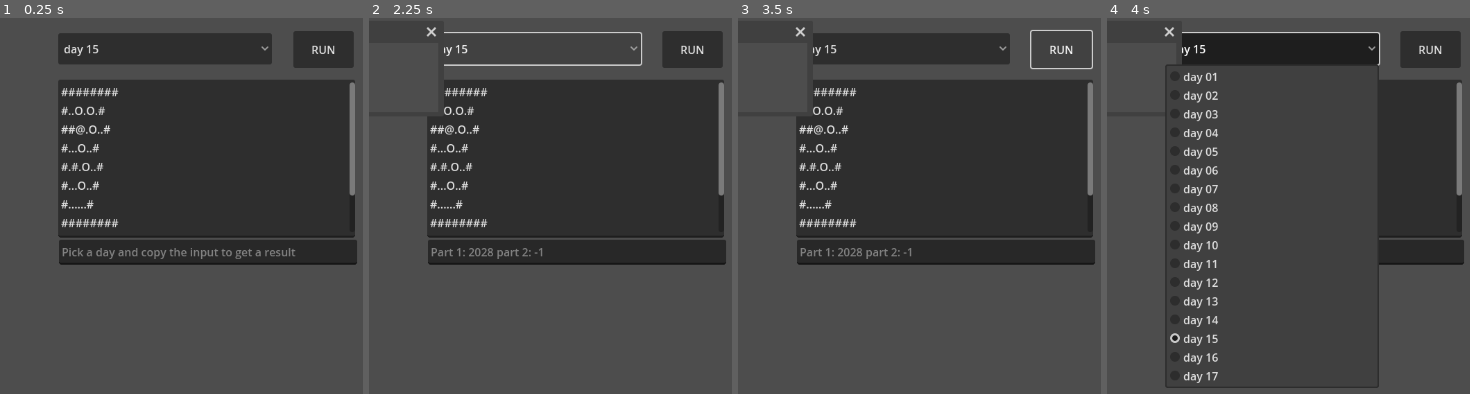
Above: before the commit, frames 1-4 (left to right).
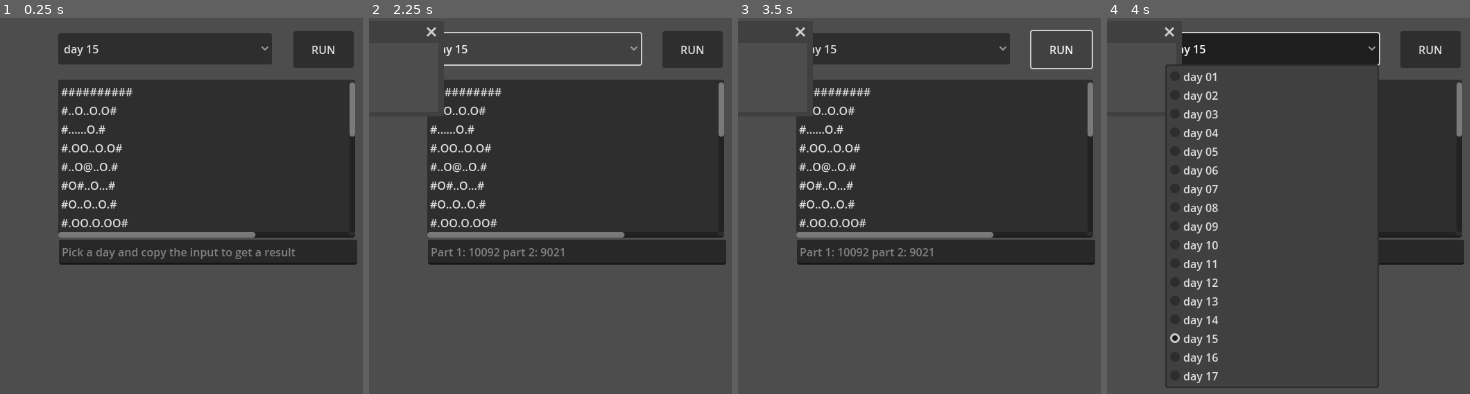
Above: after the commit, the same moments.

Repository: jacopofar/advent2024-godot
Game: Godot game, scene res://day_selector.tscn
Same seed, same stepped clock (60 frames per second), same inputs: the game is played once before the commit and once after it.
Inputs:
- Up to frame 1 (0.25 s): no input
- Up to frame 2 (2.25 s): click "RUN" at 0.5 s; click "day 15" at 1.25 s; click "day 15" at 2 s
- Up to frame 3 (3.5 s): click "RUN" at 2.75 s
- Up to frame 4 (4 s): click "day 15" at 3.5 s

The runs differ from the first frame. In frame 1, 2.5% of the frame differs, in the area x 15-98%, y 18-59%; in frame 2, 2.7%, in the area x 15-98%, y 18-65%; in frame 3, 2.7%; in frame 4, 0.3%.

Commit message:
Add day 15

Diff:
--- a/day_15.gd
+++ b/day_15.gd
@@ -7,36 +7,72 @@
 	"v": Vector2i(0, 1),
 }
 
-func move_robot(dir_str: String, robot_pos: Vector2i, obstacles: Dictionary[Vector2i, int], walls: Dictionary[Vector2i, int]) -> Array:
+func move_robot(dir_str: String, robot_pos: Vector2i, obstacles: Dictionary[Vector2i, int], walls: Dictionary[Vector2i, int],  obstacles_ends: Dictionary[Vector2i, int] = {}) -> Array:
 	var dir: Vector2i = directions[dir_str]
-	var effect = 1
+	var check_pos = robot_pos + dir
+	if walls.has(check_pos):
+		# we found a wall, nothing to move
+		return [robot_pos, {}]
+	elif obstacles.has(check_pos) or obstacles_ends.has(check_pos):
+		# we found a candidate obstacle to move
+		var effects = what_gets_moved(check_pos, dir, obstacles, walls, obstacles_ends)
+		if effects[0]:
+			return [robot_pos + dir, effects[1]]
+		else:
+			# it cannot move the obstacles
+			return [robot_pos, {}]
+	else:
+		# no walls not obstacles, it was free
+		return [robot_pos + dir, {}]
+
+# given a coordinate of what to move and the direction, return an array
+# the first element is true if the movement is possible, false otherwise
+# the second element is the dictionary of from -> to coordinates
+func what_gets_moved(what_moves: Vector2i, dir: Vector2i, obstacles: Dictionary[Vector2i, int], walls: Dictionary[Vector2i, int], obstacles_ends: Dictionary[Vector2i, int]) -> Array:
+	if not obstacles.merged(obstacles_ends).has(what_moves):
+		# "fake" move, nothing is being moved
+		return [true, {}]
+	var new_pos = what_moves + dir
+	var other_half_new_pos = (new_pos + Vector2i(1, 0)) if obstacles.has(what_moves) else (new_pos - Vector2i(1, 0))
+	if len(obstacles_ends) == 0 or dir.y == 0:
+		other_half_new_pos = new_pos
+	# this cannot move, fail
+	if walls.has(new_pos) or walls.has(other_half_new_pos):
+		return [false, {}]
+	# candidate shifts for this pair
 	var shifts: Dictionary[Vector2i, Vector2i] = {}
-	while true:
-		var check_pos = robot_pos + effect * dir
-		if walls.has(check_pos):
-			# we found a wall, nothing to move
-			return [robot_pos, {}]
-		elif obstacles.has(check_pos):
-			# we found a candidate obstacle to move
-			shifts[check_pos] = check_pos + dir
-		else:
-			# no walls not obstacles, it was free
-			return [robot_pos + dir, shifts]
-		# keep searching
-		effect += 1
-	# this should never happen!
-	push_error("??? this move is impossible")
-	return []
+	shifts[new_pos - dir] = new_pos
+	shifts[other_half_new_pos - dir] = other_half_new_pos
+	# can both move freely? report it
+	if (not obstacles.merged(obstacles_ends).has(new_pos)) and (not obstacles.merged(obstacles_ends).has(other_half_new_pos)):
+		return [true, shifts]
+	#try to move them both
+	var next_one_a = what_gets_moved(new_pos, dir, obstacles, walls, obstacles_ends)
+	if not next_one_a[0]:
+		return [false, {}]
+	var next_one_b = what_gets_moved(other_half_new_pos, dir, obstacles, walls, obstacles_ends)
+	if not next_one_b[0]:
+		return [false, {}]
+	# they can, merge the shifts
+	shifts.merge(next_one_a[1])
+	shifts.merge(next_one_b[1])
+	return [true, shifts]
 
-func solve(input: String) -> void:
-	var rows = input.split("\n", true)
+
+
+func score(obstacles: Dictionary[Vector2i, int]) -> int:
+	var ret = 0
+	for o in obstacles.keys():
+		ret += o.y * 100 + o.x
+	return ret
+
+func parse_map(raw_map: String) -> Array:
 	var obstacles: Dictionary[Vector2i, int] = {}
+	var obstacles_ends: Dictionary[Vector2i, int] = {}
 	var walls: Dictionary[Vector2i, int] = {}
 	var robot_pos: Vector2i = Vector2i(0, 0)
-
+	var rows = raw_map.split("\n")
 	for ri in range(len(rows)):
-		if rows[ri] == "":
-			break
 		for ci in range(len(rows[0])):
 			if rows[ri][ci] == "#":
 				walls[Vector2i(ci, ri)] = 1
@@ -44,9 +80,51 @@
 				obstacles[Vector2i(ci, ri)] = 1
 			elif rows[ri][ci] == "@":
 				robot_pos = Vector2i(ci, ri)
-	var all_moves: String = input.split("\n\n")[1].replace("\n", "")
-	var tot1 = 0
-	var tot2 = -1
+			elif rows[ri][ci] == "[":
+				obstacles[Vector2i(ci, ri)] = 1
+			elif rows[ri][ci] == "]":
+				obstacles_ends[Vector2i(ci, ri)] = 1
+	return [walls, obstacles, robot_pos, obstacles_ends]
+
+func append_log(s: String):
+	print(s)
+	#var file = FileAccess.open("/tmp/log.log", FileAccess.READ)
+	#var msg = file.get_as_text() + "\n" + s
+	#file = FileAccess.open("/tmp/log.log", FileAccess.WRITE)
+	#file.store_string(msg)
+	#file.close()
+
+func print_situa(walls, robot_pos, obstacles, obstacles_ends) -> void:
+	return
+	for ri in range(10):
+		var line = ""
+		for ci in range(21):
+			var cell = Vector2i(ci, ri)
+			if walls.has(cell):
+				line += "#"
+			elif robot_pos == cell:
+				line += "@"
+			elif obstacles.has(cell):
+				line += "["
+			elif obstacles_ends.has(cell):
+				line += "]"
+			else:
+				line += "."
+		append_log(line)
+
+func solve(input: String) -> void:
+	var obstacles: Dictionary[Vector2i, int] = {}
+	var walls: Dictionary[Vector2i, int] = {}
+	var robot_pos: Vector2i = Vector2i(0, 0)
+
+	var input_parts = input.split("\n\n")
+
+	var parsed = parse_map(input_parts[0])
+	walls = parsed[0]
+	obstacles = parsed[1]
+	robot_pos = parsed[2]
+
+	var all_moves: String = input_parts[1].replace("\n", "")
 	for move in all_moves:
 		var update = move_robot(move, robot_pos, obstacles, walls)
 		robot_pos = update[0]
@@ -54,8 +132,51 @@
 			obstacles.erase(oo)
 		for on in update[1].values():
 			obstacles[on] = 1
-	for o in obstacles.keys():
-		tot1 += o.y * 100 + o.x
+	var tot1 = score(obstacles)
+
+	# now for part 2 everything is doubled, and obstacles are always of size 2
+	var doubled_map = input_parts[0].replace("#", "##").replace("O", "[]").replace(".", "..").replace("@", "@.")
+	append_log(doubled_map)
+	parsed = parse_map(doubled_map)
+	walls = parsed[0]
+	obstacles = parsed[1]
+	robot_pos = parsed[2]
+	var obstacles_ends = parsed[3]
+	append_log("START HERE")
+	print_situa(walls, robot_pos, obstacles, obstacles_ends)
+	for movei in range(len(all_moves)):
+		var move = all_moves[movei]
+		append_log("---")
+		append_log(str(movei) + " is " + move)
+		if movei == 450:
+			print(7)
+		var update = move_robot(move, robot_pos, obstacles, walls, obstacles_ends)
+		append_log("news: " + str(update))
+		robot_pos = update[0]
+		# get shifts only for th ends
+		var shift_ends = {}
+		var shift_starts = {}
+		for oo in update[1].keys():
+			if obstacles_ends.has(oo):
+				shift_ends[oo] = update[1][oo]
+			else:
+				shift_starts[oo] = update[1][oo]
+
+		# move the start(left) parts
+		for oo in shift_starts.keys():
+			obstacles.erase(oo)
+		for on in shift_starts.values():
+			obstacles[on] = 1
+		# now the ends
+		for oo in shift_ends.keys():
+			obstacles_ends.erase(oo)
+		for on in shift_ends.values():
+			obstacles_ends[on] = 1
+		print_situa(walls, robot_pos, obstacles, obstacles_ends)
+
+
+	var tot2 = score(obstacles)
+
 	get_parent().set_solution("Part 1: {0} part 2: {1}".format([tot1, tot2]))
 
 func _on_window_close_requested() -> void:
--- a/day_selector.tscn
+++ b/day_selector.tscn
@@ -10,17 +10,27 @@
 offset_top = 89.0
 offset_right = 512.0
 offset_bottom = 317.0
-text = "########
-#..O.O.#
-##@.O..#
-#...O..#
-#.#.O..#
-#...O..#
-#......#
-########
+text = "##########
+#..O..O.O#
+#......O.#
+#.OO..O.O#
+#..O@..O.#
+#O#..O...#
+#O..O..O.#
+#.OO.O.OO#
+#....O...#
+##########
 
-<^^>>>vv<v>>v<<
-"
+<vv>^<v^>v>^vv^v>v<>v^v<v<^vv<<<^><<><>>v<vvv<>^v^>^<<<><<v<<<v^vv^v>^
+vvv<<^>^v^^><<>>><>^<<><^vv^^<>vvv<>><^^v>^>vv<>v<<<<v<^v>^<^^>>>^<v<v
+><>vv>v^v^<>><>>>><^^>vv>v<^^^>>v^v^<^^>v^^>v^<^v>v<>>v^v^<v>v^^<^^vv<
+<<v<^>>^^^^>>>v^<>vvv^><v<<<>^^^vv^<vvv>^>v<^^^^v<>^>vvvv><>>v^<<^^^^^
+^><^><>>><>^^<<^^v>>><^<v>^<vv>>v>>>^v><>^v><<<<v>>v<v<v>vvv>^<><<>^><
+^>><>^v<><^vvv<^^<><v<<<<<><^v<<<><<<^^<v<^^^><^>>^<v^><<<^>>^v<v^v<v^
+>^>>^v>vv>^<<^v<>><<><<v<<v><>v<^vv<<<>^^v^>^^>>><<^v>>v^v><^^>>^<>vv^
+<><^^>^^^<><vvvvv^v<v<<>^v<v>v<<^><<><<><<<^^<<<^<<>><<><^^^>^^<>^>v<>
+^^>vv<^v^v<vv>^<><v<^v>^^^>>>^^vvv^>vvv<>>>^<^>>>>>^<<^v>^vvv<>^<><<v>
+v^^>>><<^^<>>^v^<v^vv<>v^<<>^<^v^v><^<<<><<^<v><v<>vv>>v><v^<vv<>v^<<^"
 placeholder_text = "got a problem?"
 
 [node name="DaySelector" type="OptionButton" parent="."]
Not shown, changed: README.md
